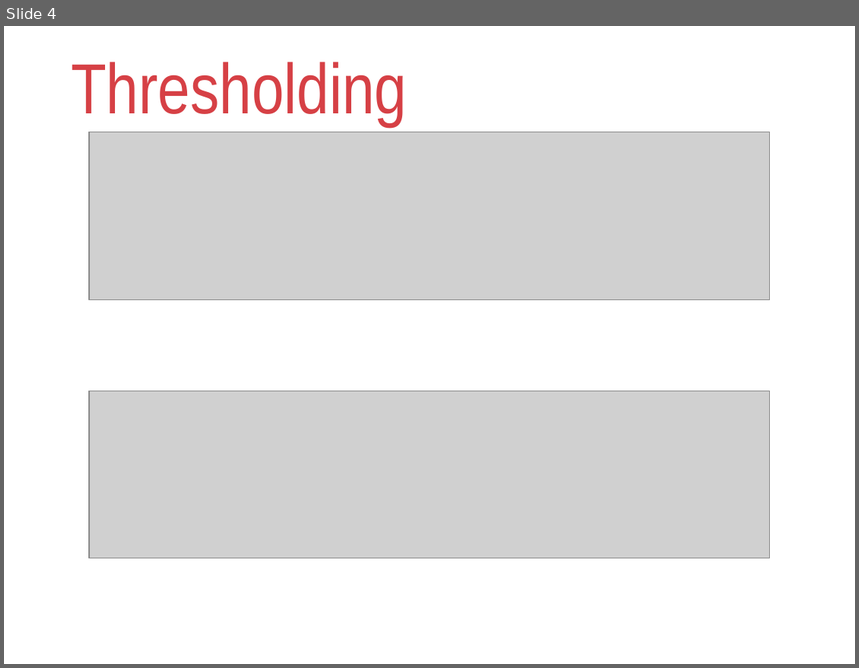
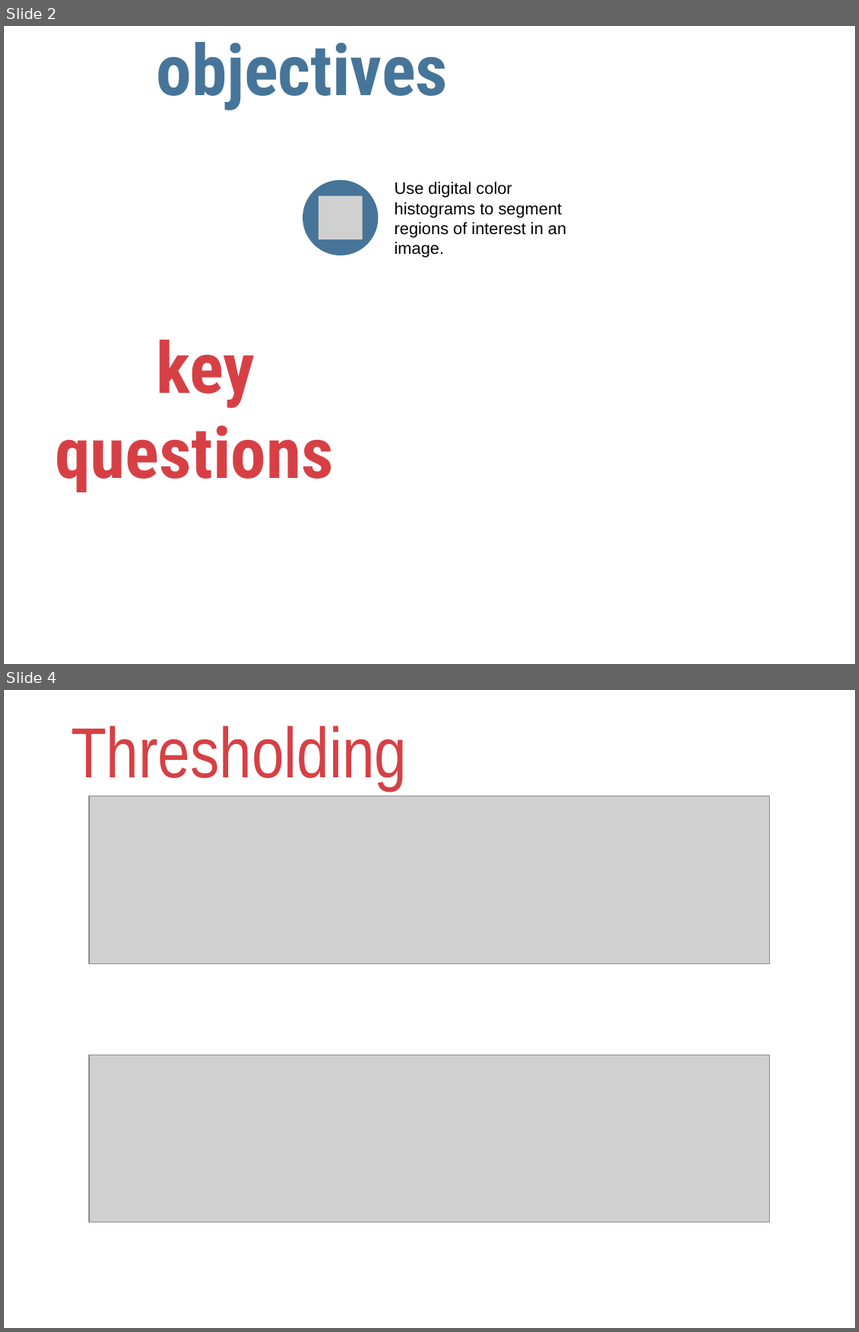
Before and after one commit to reneprincipejr/Physics-301, a slide deck: 01 Color Segmentation/Activity 1 - Color Segmentation.pptx. Shown one above the other, each under a label of ours: slide 4 before the commit, slides 2 and 4 after it; the slides between them are not shown. The pictures are 859x668 and 859x1332 pixels, drawn with LibreOffice and Linux fonts; fonts in the diff are those of the drawing; grey boxes stand for pictures; background and template pictures are left out. Boxes give left, top, right and bottom in pixels: in the first picture for what was removed or moved away, otherwise in the second. Text is boxed around its words. In the diff, an @@ line names an element or a change of style, - is before the commit and + after.

```diff
--- a/01 Color Segmentation/Activity 1 - Color Segmentation.pptx
+++ b/01 Color Segmentation/Activity 1 - Color Segmentation.pptx
@@ slide 2 added at (4,26,855,664), background #FFFFFF @@
@@ title added at (157,42,449,110), 60 pt, text #467599, bold @@
+objectives
@@ ellipse added at (303,180,379,256), fill #467599 @@
@@ text added at (395,182,566,258), 14 pt, text #000000 @@
+Use digital color histograms to segment regions of interest in an image.
@@ picture added at (319,196,363,240) @@
@@ text added at (55,340,333,493), 60 pt, text #D64045, bold @@
+key questions
```
Also in this commit, not shown: 3 other slides added, 2 slides removed, 18 other files.
